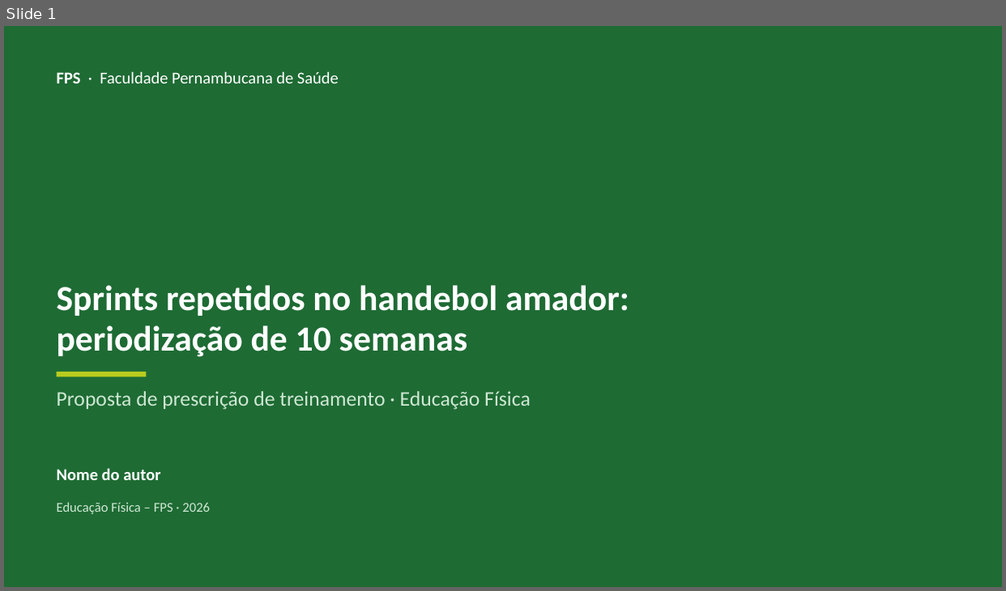
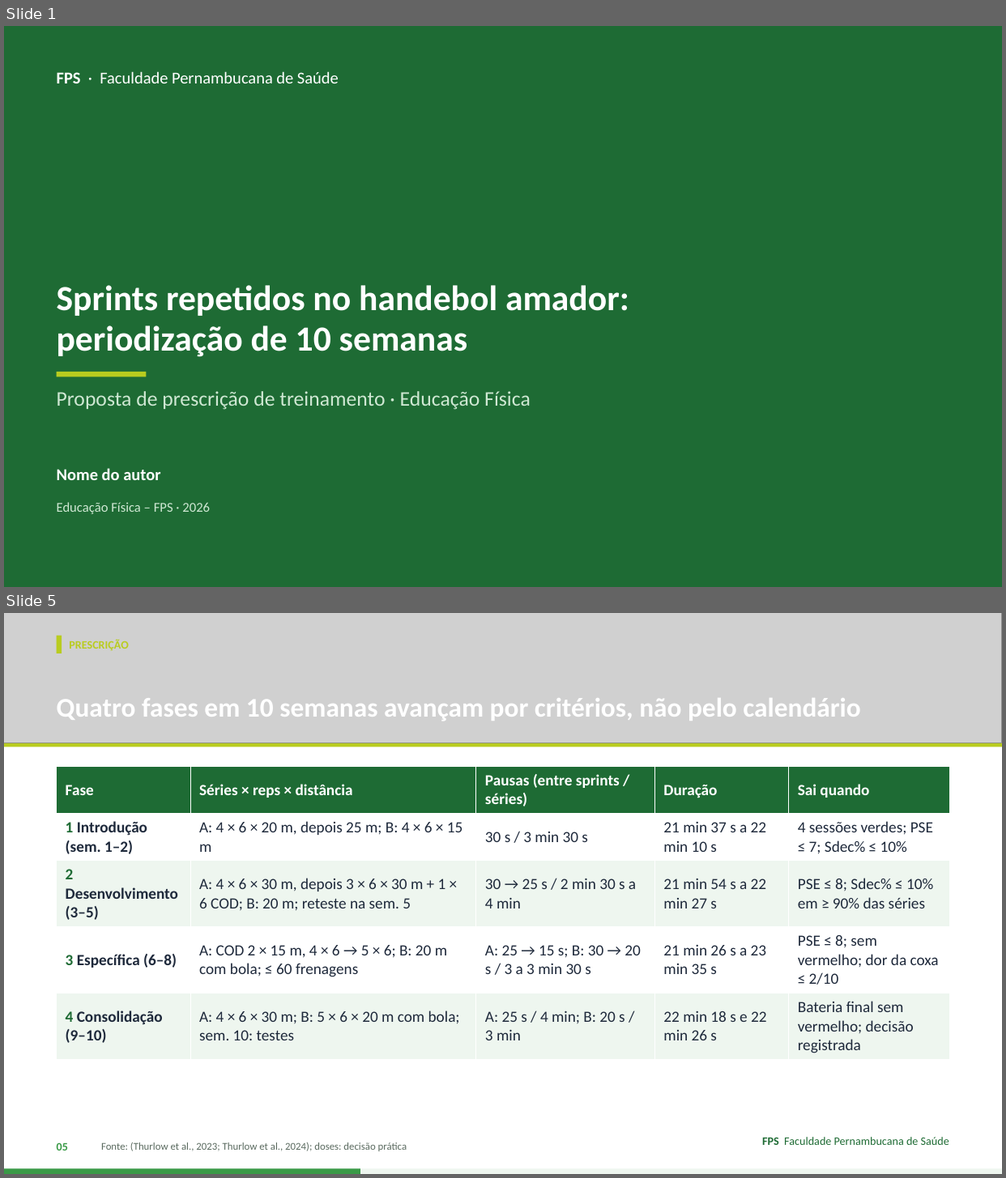
Before and after one commit to Institutomoraisandrade/CRM, a slide deck: trabalho-fps/trabalhos/2026-11-11-handebol-rsa/apresentacao.pptx. Shown one above the other, each under a label of ours: slide 1 before the commit, slides 1 and 5 after it; the slides between them are not shown. The pictures are 1006x591 and 1006x1178 pixels, drawn with LibreOffice and Linux fonts; fonts in the diff are those of the drawing; grey boxes stand for pictures; background and template pictures are left out; a plain dark background stands for a picture behind light text. Boxes give left, top, right and bottom in pixels: in the first picture for what was removed or moved away, otherwise in the second. Text is boxed around its words. In the diff, an @@ line names an element or a change of style, - is before the commit and + after.

```diff
--- a/trabalho-fps/trabalhos/2026-11-11-handebol-rsa/apresentacao.pptx
+++ b/trabalho-fps/trabalhos/2026-11-11-handebol-rsa/apresentacao.pptx
@@ slide 5 added at [4, 613, 1002, 1174], background #FFFFFF @@
@@ picture added at [4, 613, 1002, 743] @@
@@ rectangle added at [57, 636, 62, 653], fill #B9CC1F @@
@@ text added at [69, 639, 129, 651], 11 pt, text #B9CC1F, bold @@
+PRESCRIÇÃO
@@ text added at [57, 698, 860, 721], 26 pt, text #FFFFFF, bold @@
+Quatro fases em 10 semanas avançam por critérios, não pelo calendário
@@ rectangle added at [4, 743, 1002, 747], fill #B9CC1F @@
@@ table added at [57, 766, 950, 1057], 5 rows, 5 columns @@
+Fase | Séries × reps × distância | Pausas (entre sprints / séries) | Duração | Sai quando
+1 Introdução (sem. 1–2) | A: 4 × 6 × 20 m, depois 25 m; B: 4 × 6 × 15 m | 30 s / 3 min 30 s | 21 min 37 s a 22 min 10 s | 4 sessões verdes; PSE ≤ 7; Sdec% ≤ 10%
+2 Desenvolvimento (3–5) | A: 4 × 6 × 30 m, depois 3 × 6 × 30 m + 1 × 6 COD; B: 20 m; reteste na sem. 5 | 30 → 25 s / 2 min 30 s a 4 min | 21 min 54 s a 22 min 27 s | PSE ≤ 8; Sdec% ≤ 10% em ≥ 90% das séries
+3 Específica (6–8) | A: COD 2 × 15 m, 4 × 6 → 5 × 6; B: 20 m com bola; ≤ 60 frenagens | A: 25 → 15 s; B: 30 → 20 s / 3 a 3 min 30 s | 21 min 26 s a 23 min 35 s | PSE ≤ 8; sem vermelho; dor da coxa ≤ 2/10
+4 Consolidação (9–10) | A: 4 × 6 × 30 m; B: 5 × 6 × 20 m com bola; sem. 10: testes | A: 25 s / 4 min; B: 20 s / 3 min | 22 min 18 s e 22 min 26 s | Bateria final sem vermelho; decisão registrada
@@ text added at [57, 1143, 68, 1151], 11 pt, text #3A9A47, bold @@
+05
@@ text added at [101, 1143, 407, 1152], 10 pt, text #5B6B60 @@
+Fonte: (Thurlow et al., 2023; Thurlow et al., 2024); doses: decisão prática
@@ text added at [762, 1137, 949, 1145], 11 pt, text #1E6B34 @@
+FPS Faculdade Pernambucana de Saúde
@@ rectangle added at [4, 1169, 1002, 1174], fill #EEF6EF @@
@@ rectangle added at [4, 1169, 360, 1174], fill #3A9A47 @@
```
Also in this commit, not shown: 13 slides changed, 15 slides removed, 4 other files.
